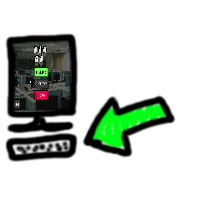
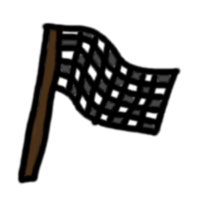
Revision of a layered 200×200 image; what changed, layer by layer:
moved "Camada" above "Fundo", painted on it over 7, 22, 182, 185
removed layer "Captura de tela_2026-10-12_12-43-38.png" over 11, 39, 71, 111
painted on "Fundo" over 5, 27, 176, 180
